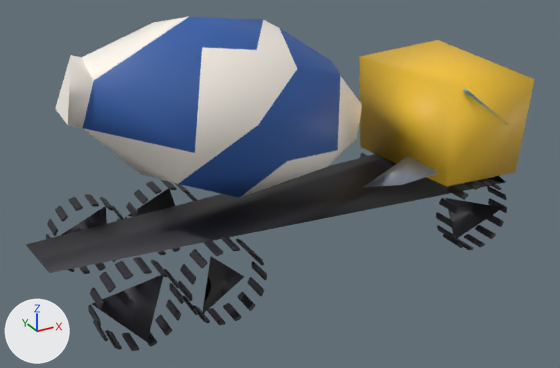
The glTF model public/models/lod2/cement_truck.glb, before and after one commit.
One viewpoint serves both versions: a 50 mm lens placed at (-5.25, -9.29, 5.86), pointed at (-0.25, -0.21, 1.32). The lights are fixed; the arrows at lower left show +X, +Y and +Z. The first picture is the older version. Where no turn or scale is listed for an object, it has been applied to the vertices. Vertices at exactly the same position are counted once.

In view in the first picture: 'cement_truck.007', 'drum.007'.
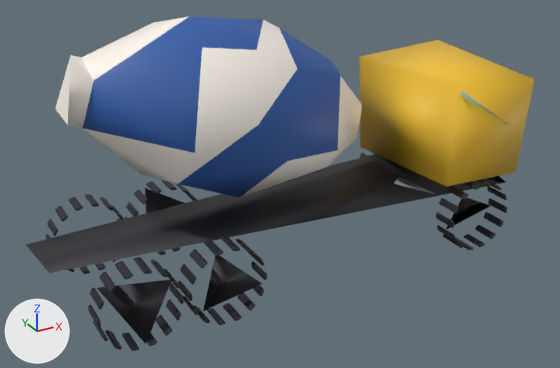
Where the newer file only moved an object's origin or applied its transform, the numbers keep the older frame.

Edits to the bpy script that builds the scene:
```text
Change me_cement_truck_007:
    used by ob_cement_truck_007; location = (0.0, -0.04, 1.37)
    verts and faces of me_cement_truck_007; kept vertices keep their numbers, new ones are numbered from 2054
    before: 15 (2.26, -1.17, 1.26) at pixel (468, 90)
    remove me_cement_truck_007.from_pydata(...)  # 2054 vertices, 3726 faces; spans x -3.74..3.74, y -1.33..1.33, z -1.38..1.38
    add me_cement_truck_007.from_pydata(...)  # 2047 vertices, 3721 faces; spans x -3.74..3.74, y -1.26..1.33, z -1.37..1.38
    me_cement_truck_007 part 1: the loose piece of 4 vertices spanning x 0.98..1.82, y -1.33..-0.49, z -0.25..0.11 is rebuilt with 3 vertices and now spans x 0.98..1.82, y -1.24..-0.4, z -0.25..0.11
    me_cement_truck_007 part 2: the loose piece of 3 vertices spanning x -3.33..-2.45, y -1.27..-0.93, z -1.28..-0.41 is rebuilt with 3 vertices and now spans x -3.25..-2.35, y -1.19..-0.93, z -1.36..-0.52
    me_cement_truck_007 part 3: the loose piece of 3 vertices spanning x 2.25..3.24, y -1.19..-0.93, z -1.33..-0.52 is rebuilt with 3 vertices and now spans x 2.35..3.24, y -1.19..-0.84, z -1.15..-0.41
    me_cement_truck_007 part 4: the loose piece of 3 vertices spanning x -2.0..-1.18, y -1.24..-0.84, z -1.13..-0.33 is rebuilt with 3 vertices and now spans x -1.85..-1.08, y -1.19..-0.93, z -1.3..-0.3
    me_cement_truck_007 part 5: the loose piece of 3 vertices spanning x -2.13..-1.23, y 1.0..1.26, z -1.21..-0.29 is deleted
    me_cement_truck_007 part 6: the loose piece of 3 vertices spanning x -3.33..-2.48, y 1.0..1.26, z -1.26..-0.37 is deleted
    me_cement_truck_007 part 7
    add verts[15] = (2.22, -1.17, 1.22)  # moved, pixel (465, 93)
    me_cement_truck_007 part 8
    add verts[2054] = (-1.85, 1.26, -1.3)
    add verts[2055] = (-1.82, 1.26, -0.33)  # pixel (144, 187)
    add verts[2056] = (-1.06, 1.26, -0.8)
    add faces += [(2054, 2055, 2056)]
    other edits to the shape of me_cement_truck_007 do not show in these pictures
```

Pixel boxes [x1, y1, x2, y2] of what changed, in the pictures (560 x 368 px; the box of a moved part takes in the faces that stretch with it):
'cement_truck.007', reshaped: before [26, 40, 535, 351]; after [26, 40, 534, 351]
part 1 of me_cement_truck_007, rebuilt (44% narrower, 42% shorter): before [362, 156, 440, 188]; after [394, 177, 437, 195]
part 2 of me_cement_truck_007, rebuilt: before [92, 275, 163, 342]; after [97, 279, 172, 344]
part 3 of me_cement_truck_007, rebuilt (19% narrower, 21% shorter): before [446, 198, 502, 239]; after [446, 198, 491, 230]
part 4 of me_cement_truck_007, rebuilt (40% wider): before [202, 257, 244, 314]; after [203, 255, 262, 311]
part 5 of me_cement_truck_007, deleted: before [128, 188, 175, 217]
part 6 of me_cement_truck_007, deleted: before [60, 206, 107, 236]
part 7 of me_cement_truck_007, moved or reshaped: before [463, 88, 508, 125]; after [461, 92, 508, 125]
part 8 of me_cement_truck_007, added: after [145, 188, 184, 213]
